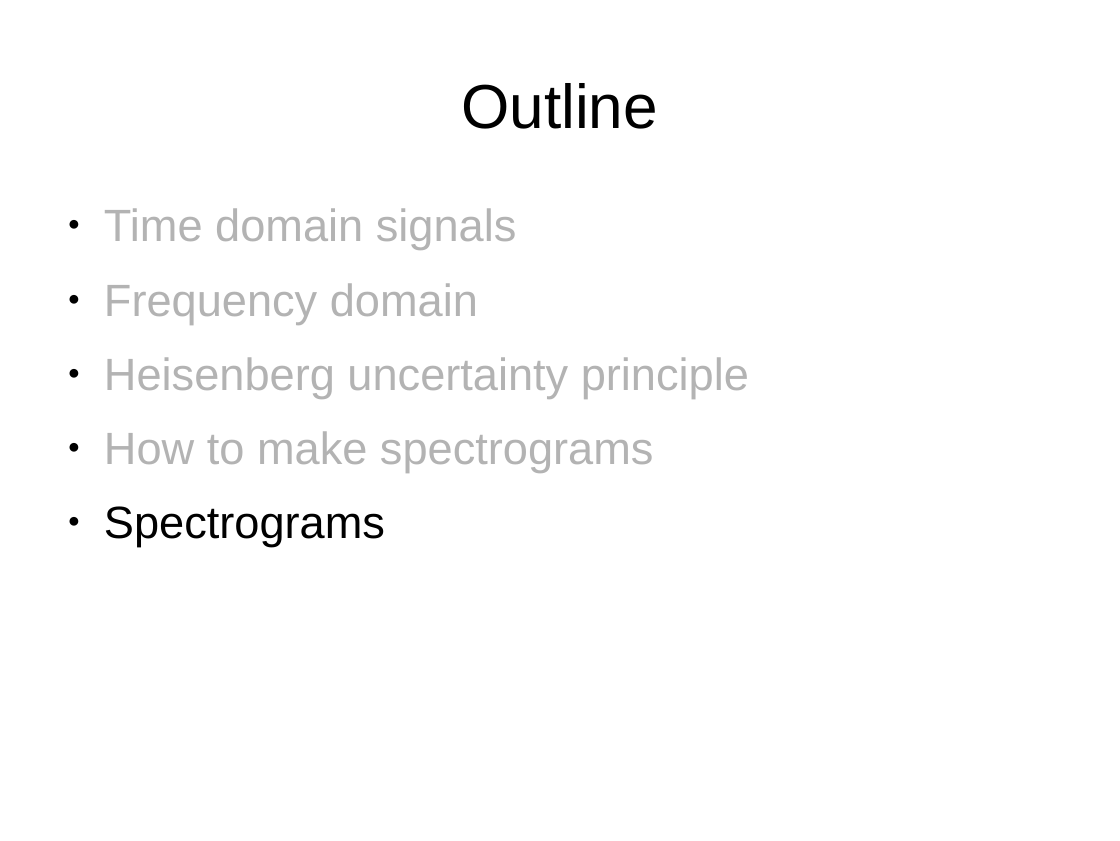
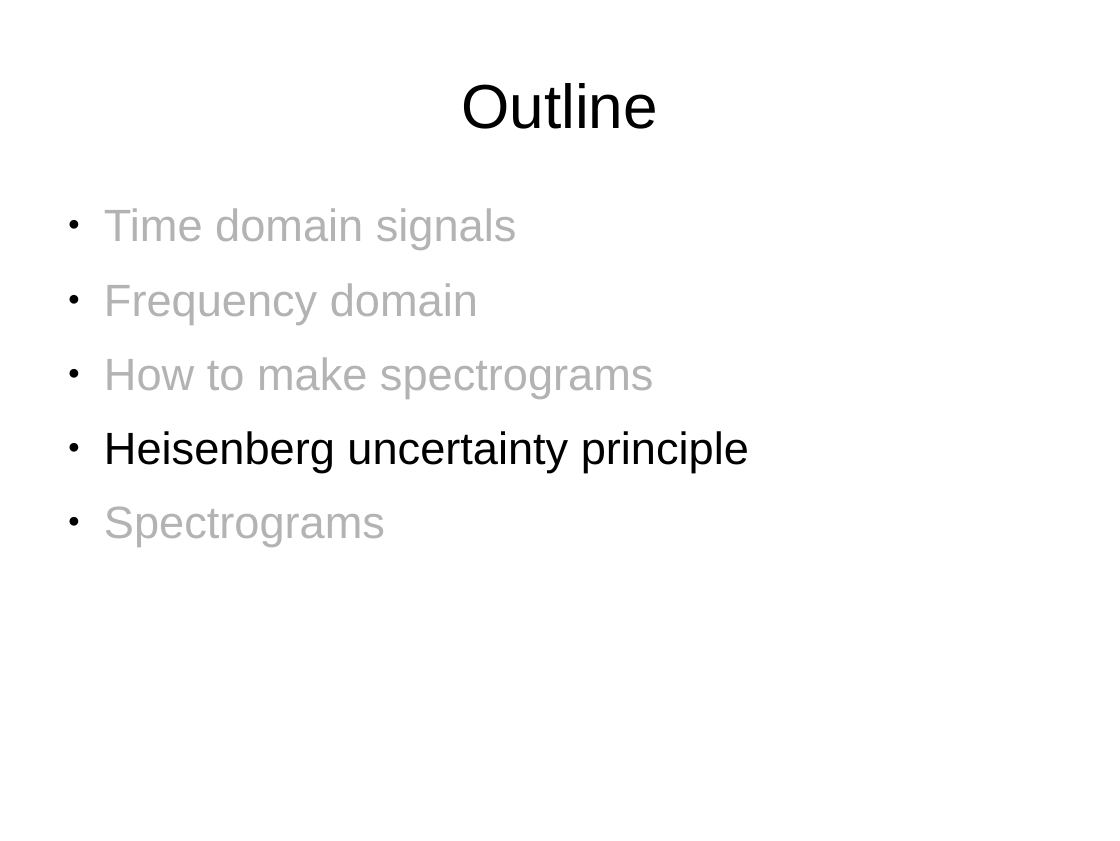
Before and after one commit to weegreenblobbie/sd_audio_hackers, a slide deck: slide 15 of spectrograms_explained/presentation_spectrograms_explained.odp (slide 20 before the commit). Drawn at 1120x841 pixels with LibreOffice and Linux fonts; fonts in the diff are those of the drawing. Boxes give left, top, right and bottom in pixels: in the first picture for what was removed or moved away, otherwise in the second. Text is boxed around its words. In the diff, an @@ line names an element or a change of style, - is before the commit and + after.

```diff
--- a/spectrograms_explained/presentation_spectrograms_explained.odp
+++ b/spectrograms_explained/presentation_spectrograms_explained.odp
@@ text at [104, 357, 654, 398]: paragraph added @@
+● How to make spectrograms
@@ text at [104, 431, 654, 473]: paragraph removed @@
-● How to make spectrograms
@@ text at [104, 431, 749, 547]: text colour #B3B3B3 to #000000 in "Heisenberg uncertainty principle"; text colour #000000 to #B3B3B3 in "Spectrograms" @@
```
Also in this commit, not shown: 11 other slides changed, 10 slides added, 2 other files.
